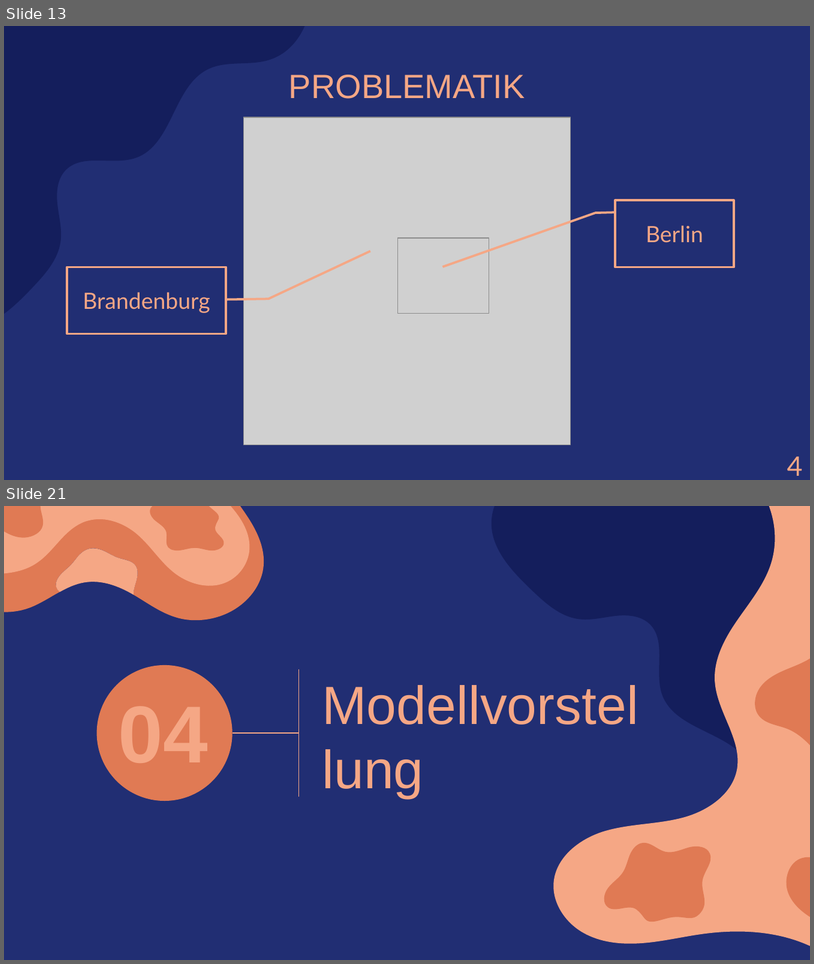
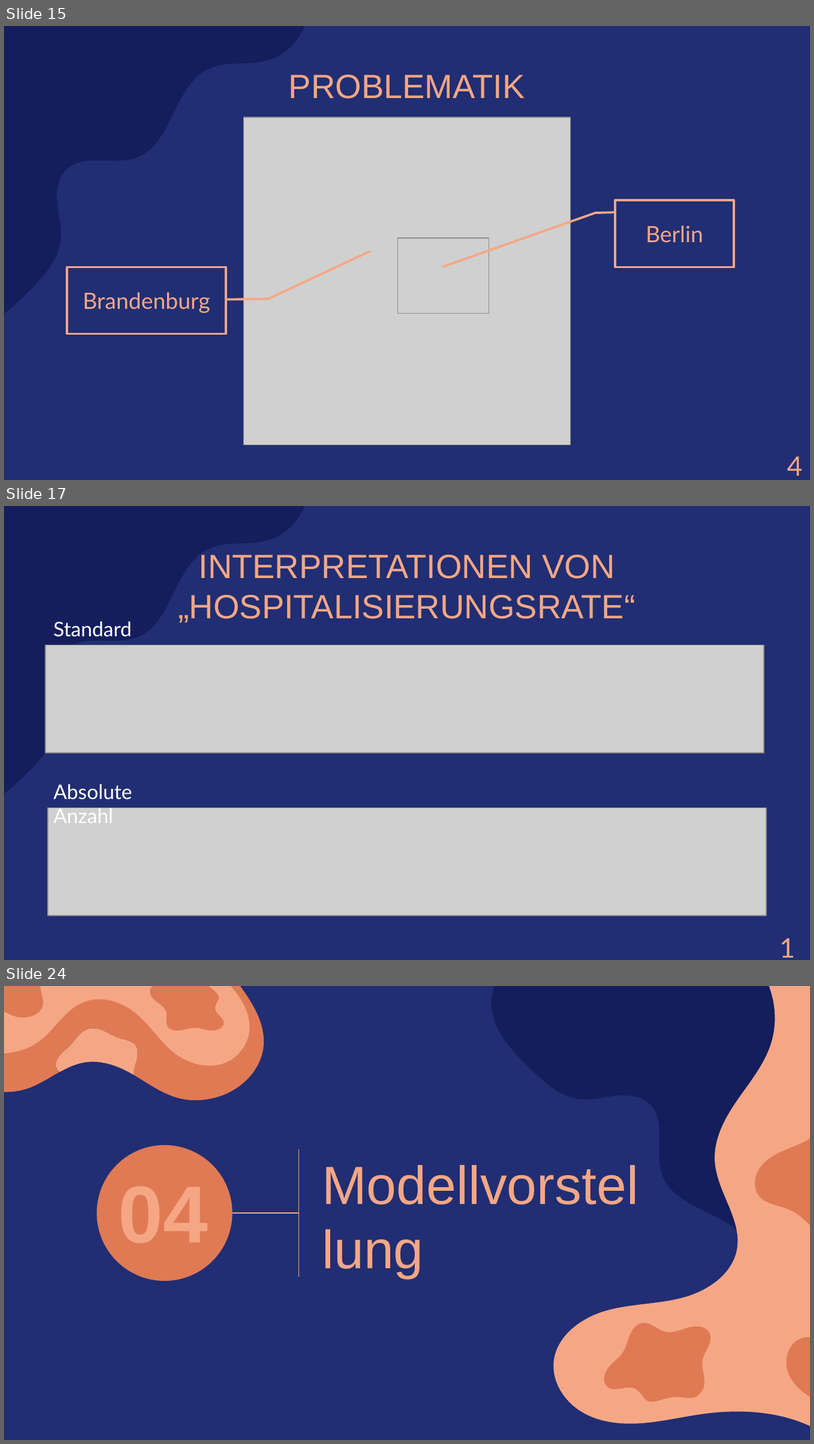
Before and after one commit to amarquard089/Covid19-Hospitalisierungsrate, a slide deck: Praesentation/COVID-19 Hospitalisierungsrate.pptx. Shown one above the other, each under a label of ours: slides 13 and 21 before the commit, slides 15, 17 and 24 after it; the slides between them are not shown. The pictures are 814x964 and 814x1444 pixels, drawn with LibreOffice and Linux fonts; fonts in the diff are those of the drawing; grey boxes stand for pictures. Boxes give left, top, right and bottom in pixels: in the first picture for what was removed or moved away, otherwise in the second. Text is boxed around its words. In the diff, an @@ line names an element or a change of style, - is before the commit and + after.

```diff
--- a/Praesentation/COVID-19 Hospitalisierungsrate.pptx
+++ b/Praesentation/COVID-19 Hospitalisierungsrate.pptx
@@ slide 17 added at (4,506,810,960), background #212E73; not listed: 1 template element that a slide beside it also shows @@
@@ title added at (178,555,635,622), 30 pt, text #F5A785 @@
+INTERPRETATIONEN VON „HOSPITALISIERUNGSRATE“
@@ text added at (53,621,132,637), 18 pt, text #FFFFFF @@
+Standard
@@ picture added at (45,645,764,753) @@
@@ text added at (53,784,132,823), 18 pt, text #FFFFFF @@
+Absolute Anzahl
@@ picture added at (48,808,766,916) @@
@@ text added at (771,927,810,960), 24 pt, text #F5A785 @@
+13
@@ what was slide 13 is now slide 15 @@
@@ what was slide 21 is now slide 24 @@
```
Also in this commit, not shown: 6 slides changed, 7 other slides added, 5 slides removed, 20 other files.
